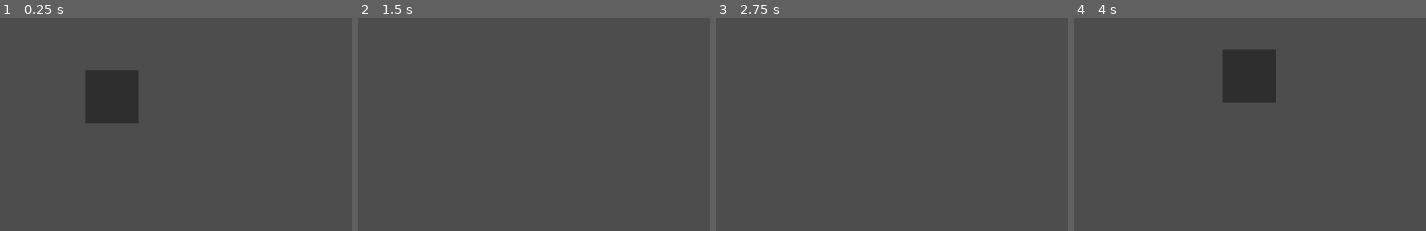
Above: before the commit, frames 1-4 (left to right).
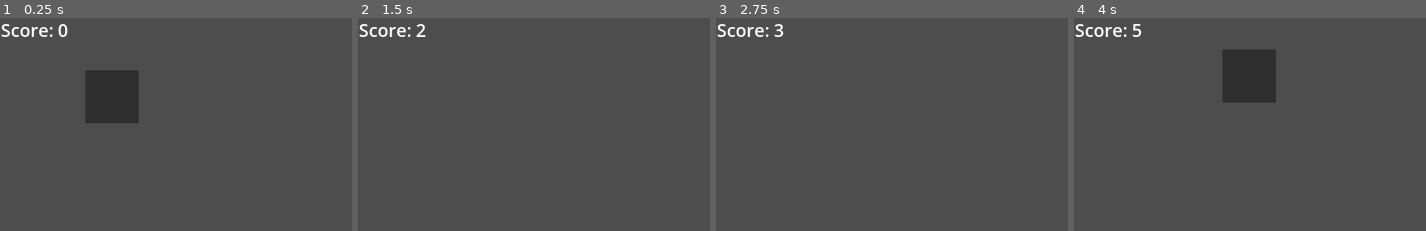
Above: after the commit, the same moments.

Repository: ABHILESH1412/click_the_square_godot
Game: Godot game, scene res://scenes/game.tscn
Same seed, same stepped clock (60 frames per second), same inputs: the game is played once before the commit and once after it.
Inputs (mouse positions are % of the whole screen's width and height, from its top left):
- Up to frame 1 (0.25 s): no input
- Up to frame 2 (1.5 s): click (16, 18) at 0.5 s; click (54, 29) at 1.25 s
- Up to frame 3 (2.75 s): click (51, 92) at 2 s
- Up to frame 4 (4 s): tap Enter at 2.75 s; move the mouse to (82, 47) at 2.77 s; click (82, 47) at 2.92 s; tap Space at 3.5 s; move the mouse to (34, 58) at 3.52 s; click (34, 58) at 3.67 s
The pictures show only the part of the screen within x 0-50%, y 0-50%; the shares and areas given below are measured in that part.

The runs differ from the first frame. In frame 1, 0.5% of the frame differs, in the area x 0-20%, y 2-9%; in frame 2, 0.5%; in frame 3, 0.5%; in frame 4, 0.5%.

Commit message:
added the score label now we can count how many times the user have clicke d on the button

Diff:
--- a/scenes/game.tscn
+++ b/scenes/game.tscn
@@ -19,4 +19,13 @@
 offset_right = 333.0
 offset_bottom = 256.0
 
+[node name="score_label" type="Label" parent="." unique_id=1357560889]
+layout_mode = 0
+offset_left = 2.0
+offset_top = 2.0
+offset_right = 164.0
+offset_bottom = 61.0
+theme_override_font_sizes/font_size = 43
+text = "Score: 0"
+
 [connection signal="pressed" from="square" to="." method="_on_button_pressed"]
--- a/scenes/square.tscn
+++ /dev/null
@@ -1,27 +0,0 @@
-[gd_scene format=3 uid="uid://0tdplvf72sbd"]
-
-[sub_resource type="GDScript" id="GDScript_yaqdw"]
-script/source = "extends Area2D
-
-
-func _on_input_event(viewport: Node, event: InputEvent, shape_idx: int) -> void:
-	if Input.is_action_just_released(\"mouseLeft\"):
-		print(\"hello\")
-"
-
-[sub_resource type="RectangleShape2D" id="RectangleShape2D_rb13l"]
-size = Vector2(100, 100)
-
-[node name="Area2D" type="Area2D" unique_id=11415075]
-script = SubResource("GDScript_yaqdw")
-
-[node name="ColorRect" type="ColorRect" parent="." unique_id=1486278489]
-offset_left = -50.0
-offset_top = -50.0
-offset_right = 50.0
-offset_bottom = 50.0
-
-[node name="CollisionShape2D" type="CollisionShape2D" parent="." unique_id=623798125]
-shape = SubResource("RectangleShape2D_rb13l")
-
-[connection signal="input_event" from="." to="." method="_on_input_event"]
--- a/scripts/game.gd
+++ b/scripts/game.gd
@@ -1,5 +1,8 @@
 extends Control
 @onready var square: Button = $square
+@onready var score_label: Label = $score_label
+
+var score = 0
 
 
 # Called when the node enters the scene tree for the first time.
@@ -13,12 +16,16 @@
 
 
 func _on_button_pressed() -> void:
-	# 1. Get the width and height of the actual game window
+	# 1. Increase the score by 1
+	score += 1
+
+	# 2. Update the ScoreLabel text to show the new score
+	$score_label.text = "Score: " + str(score)
+
+	# 3. Pick a random X and Y position within the window
 	var window_size = get_viewport_rect().size
-
-	# 2. Pick a random X and Y position within that window
 	var random_x = randf_range(0, window_size.x - 128);
 	var random_y = randf_range(0, window_size.y - 128);
 
-	# 3. Move the square to that new position
+	# 4. Move the square to that new position
 	$square.global_position = Vector2(random_x, random_y)
